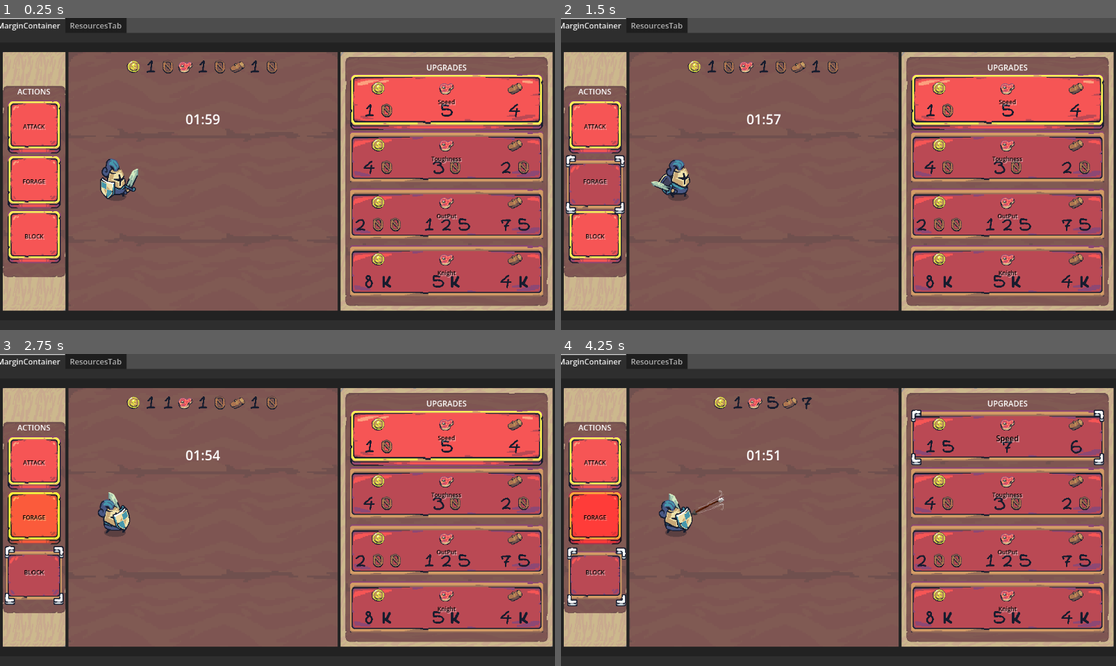
Above: before the commit, frames 1-4 (two rows, left to right).
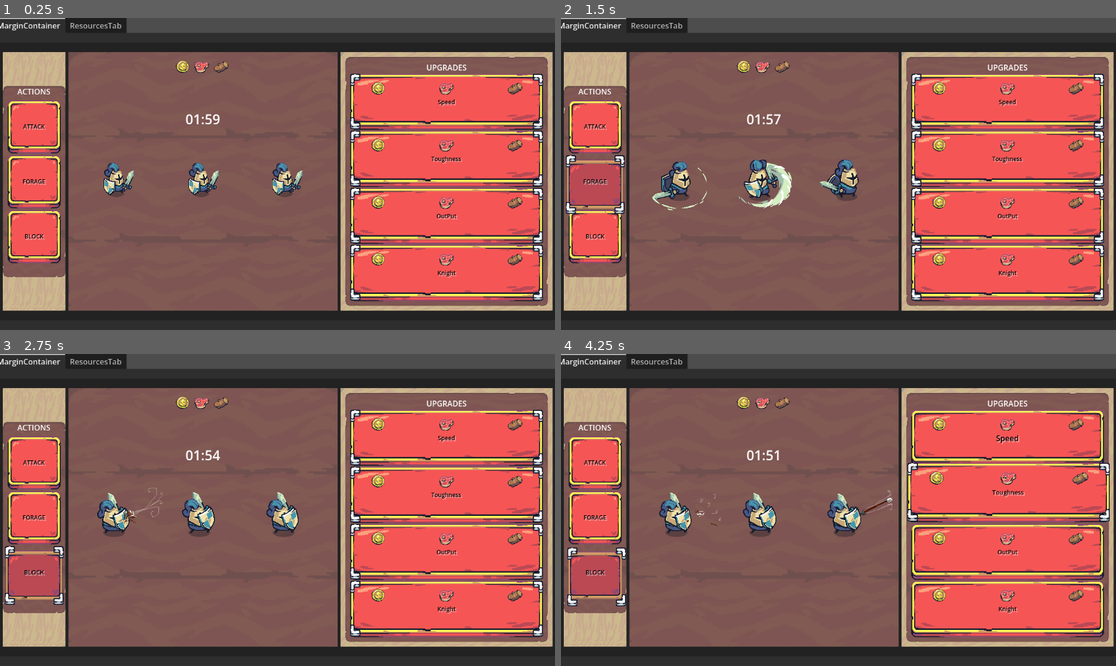
Above: after the commit, the same moments.

Repository: pedropple-droid/Incremental_Knight
Game: Godot game, scene res://scenes/main.tscn
The game is run twice, just before and just after one commit, with the same random seed, the same clock (stepped at 60 frames per second) and the same inputs.
Inputs (mouse positions are in pixels of both pictures, inside the frame that each line leads up to):
- Up to frame 1 (0.25 s): no input
- Up to frame 2 (1.5 s): click (594, 127) at 0.5 s; click (594, 180) at 1.25 s
- Up to frame 3 (2.75 s): click (33, 572) at 2 s
- Up to frame 4 (4.25 s): click "Speed" at 2.75 s; click "Toughness" at 3.5 s

The runs differ from the first frame. In frame 1, 19% of the frame differs, in the area x 18-98%, y 13-91%; in frame 2, 20%; in frame 3, 21%; in frame 4, 27%, in the area x 1-99%, y 13-91%.
Error after the commit: Invalid call. Nonexistent function 'setup' in base 'Node (UpgradeStation)'. (res://Scripts/main.gd:316)

Commit message:
0.1.2
working so far, only added a few lines of codes trying to refactor visuals and upgrades

Diff:
--- a/Scripts/main.gd
+++ b/Scripts/main.gd
@@ -233,7 +233,9 @@
 }
 
 
-@onready var game_state: GameState = GameState.new()
+@onready var game_state: GameState
+@onready var visual_station: VisualStation = $VisualStation
+@onready var upgrade_station: UpgradeStation = $UpgradeStation
 @onready var animation: AnimationPlayer = $AnimationPlayer
 @onready var spd_label: Label = $TabContainer/MarginContainer/PanelContainer/MarginContainer/HBOrganizer/UpgradeSpace/MarginContainer/UpgradePanel/UpgradeMargin/HBoxupgrade/SpdPanel/SpeedUpgradeButton/SpdLabel
 @onready var output_label: Label = $TabContainer/MarginContainer/PanelContainer/MarginContainer/HBOrganizer/UpgradeSpace/MarginContainer/UpgradePanel/UpgradeMargin/HBoxupgrade/OutPutPanel/OutputUpgradeButton/OutputLabel
@@ -309,6 +311,11 @@
 
 func _ready() -> void:
 	await get_tree().process_frame
+
+	game_state = GameState.new()
+	upgrade_station.setup(game_state, visual_station)
+	visual_station.setup(game_state)
+
 	buttons = [attack, block, forage]
 	perform_action(ActionType.IDLE)
 	knight.visible = true
--- a/scenes/main.tscn
+++ b/scenes/main.tscn
@@ -37,6 +37,8 @@
 [ext_resource type="Texture2D" uid="uid://bm46om57pmjta" path="res://UnitsTextureRect/NativeSprites/Idle/WarriorIdle7.png" id="51_augu2"]
 [ext_resource type="Texture2D" uid="uid://pcuq8484b6i1" path="res://UnitsTextureRect/NativeSprites/Idle/WarriorIdle8.png" id="52_tm6hj"]
 [ext_resource type="Texture2D" uid="uid://m2j7b6we60s3" path="res://TinySword/UI Elements/UI Elements/Cursors/Cursor_04.png" id="53_o7ddy"]
+[ext_resource type="Script" uid="uid://ci0xga6lxr5xs" path="res://scenes/upgrade_station.gd" id="54_ids8r"]
+[ext_resource type="Script" uid="uid://brgmxgh6xr236" path="res://scenes/visual_station.gd" id="55_dnhof"]
 [ext_resource type="Texture2D" uid="uid://d0duj1ps1bkyy" path="res://UnitsTextureRect/WarBlock/WarBlock1.png" id="62_152kg"]
 [ext_resource type="Texture2D" uid="uid://d1yslcusj5pb" path="res://UnitsTextureRect/WarBlock/WarBlock2.png" id="63_r4e17"]
 [ext_resource type="Texture2D" uid="uid://cw4oklbkw4stc" path="res://UnitsTextureRect/WarBlock/WarBlock4.png" id="65_mlv25"]
@@ -1644,6 +1646,12 @@
 offset_bottom = 40.0
 mouse_filter = 2
 texture = ExtResource("53_o7ddy")
+
+[node name="UpgradeStation" type="Node" parent="." unique_id=404735351]
+script = ExtResource("54_ids8r")
+
+[node name="VisualStation" type="Node" parent="." unique_id=2115369875]
+script = ExtResource("55_dnhof")
 
 [connection signal="tab_changed" from="TabContainer" to="." method="_on_tab_container_tab_changed"]
 [connection signal="mouse_entered" from="TabContainer/MarginContainer/PanelContainer/MarginContainer/HBOrganizer/ActionSpace/MarginContainer/SliderPanel/MarginContainer/VBoxContainer/AttackPanel/attack" to="." method="_on_attack_mouse_entered"]
--- /dev/null
+++ b/scenes/upgrade_station.gd
@@ -0,0 +1,3 @@
+class_name UpgradeStation
+
+extends Node
--- /dev/null
+++ b/scenes/visual_station.gd
@@ -0,0 +1,3 @@
+class_name VisualStation
+
+extends Node
Not shown, added: scenes/upgrade_station.gd.uid
Not shown, added: scenes/visual_station.gd.uid
